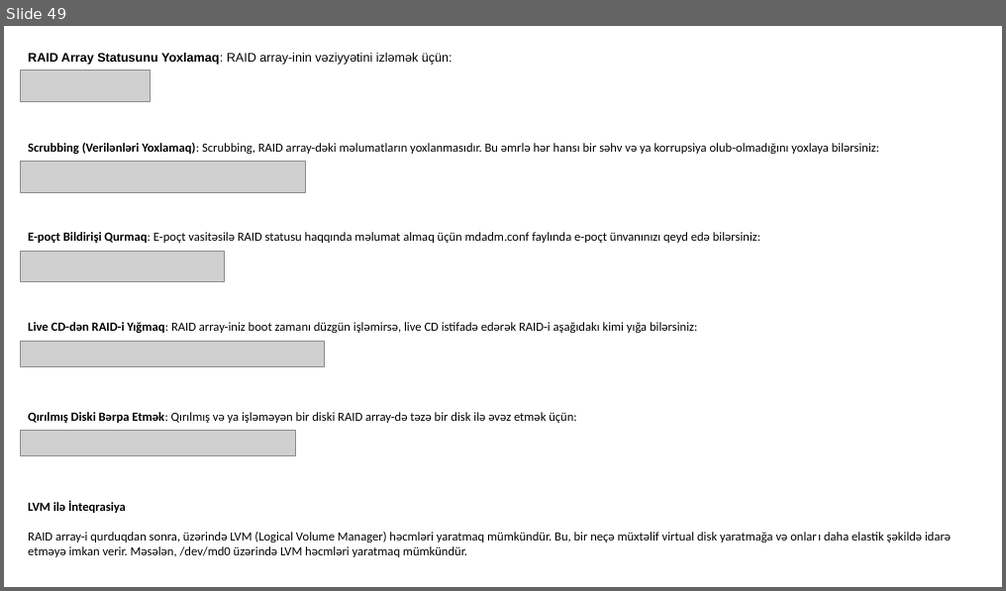
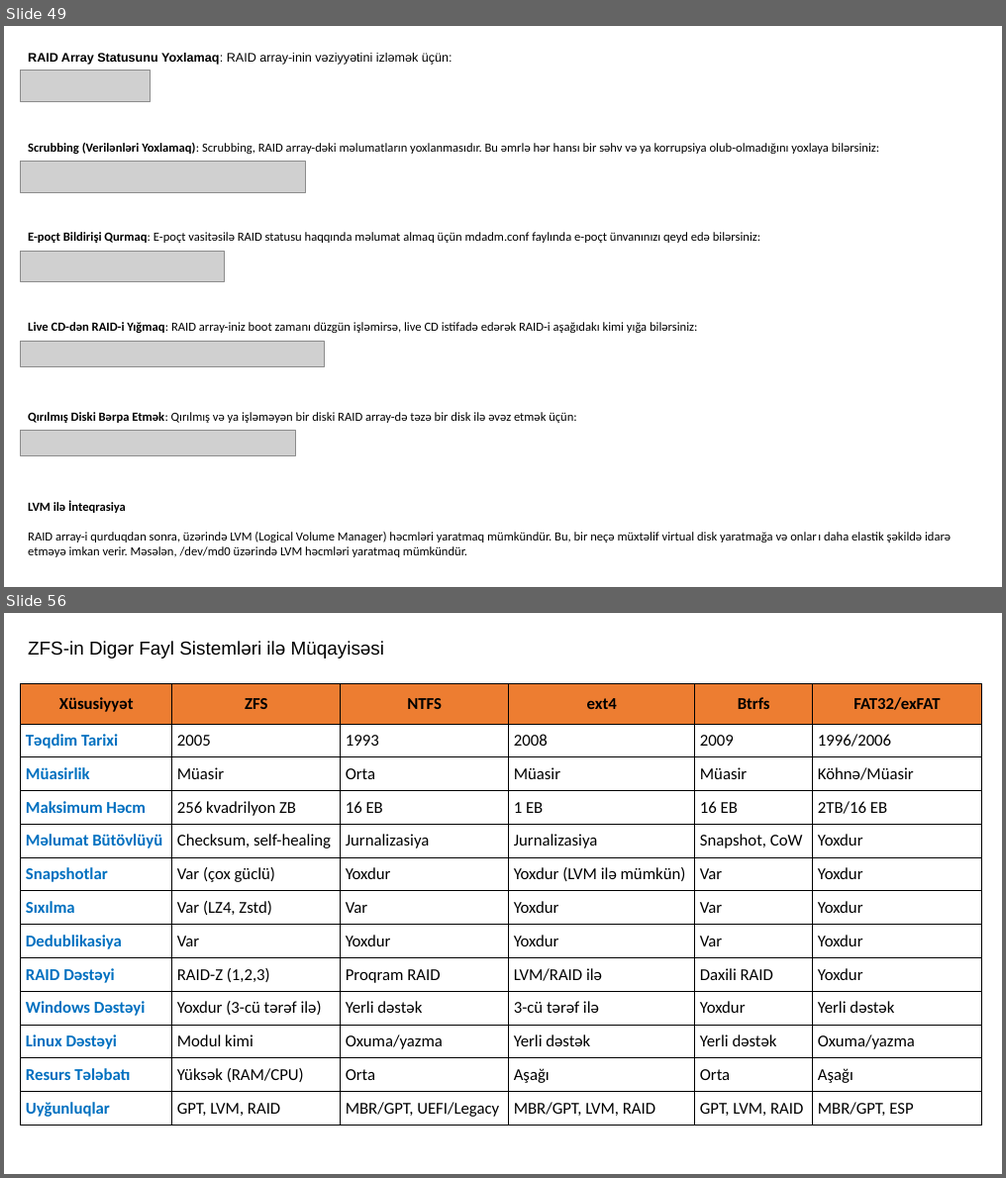
Before and after one commit to codeurient/DevOps, a slide deck: .lessons/1 operating systems/1 linux/1.pptx. Shown one above the other, each under a label of ours: slide 49 before the commit, slides 49 and 56 after it; the slides between them are not shown. The pictures are 1006x591 and 1006x1178 pixels, drawn with LibreOffice and Linux fonts; fonts in the diff are those of the drawing; grey boxes stand for pictures. Boxes give left, top, right and bottom in pixels: in the first picture for what was removed or moved away, otherwise in the second. Text is boxed around its words. In the diff, an @@ line names an element or a change of style, - is before the commit and + after.

```diff
--- a/.lessons/1 operating systems/1 linux/1.pptx
+++ b/.lessons/1 operating systems/1 linux/1.pptx
@@ slide 56 added at bbox=[4, 613, 1002, 1174], background #FFFFFF @@
@@ text added at bbox=[28, 641, 384, 659], 18 pt, text #000000 @@
+ZFS-in Digər Fayl Sistemləri ilə Müqayisəsi
@@ table added at bbox=[21, 684, 981, 1126], 13 rows, 6 columns @@
+Xüsusiyyət | ZFS | NTFS | ext4 | Btrfs | FAT32/exFAT
+Təqdim Tarixi | 2005 | 1993 | 2008 | 2009 | 1996/2006
+Müasirlik | Müasir | Orta | Müasir | Müasir | Köhnə/Müasir
+Maksimum Həcm | 256 kvadrilyon ZB | 16 EB | 1 EB | 16 EB | 2TB/16 EB
+Məlumat Bütövlüyü | Checksum, self-healing | Jurnalizasiya | Jurnalizasiya | Snapshot, CoW | Yoxdur
+Snapshotlar | Var (çox güclü) | Yoxdur | Yoxdur (LVM ilə mümkün) | Var | Yoxdur
+Sıxılma | Var (LZ4, Zstd) | Var | Yoxdur | Var | Yoxdur
+Dedublikasiya | Var | Yoxdur | Yoxdur | Var | Yoxdur
+RAID Dəstəyi | RAID-Z (1,2,3) | Proqram RAID | LVM/RAID ilə | Daxili RAID | Yoxdur
+Windows Dəstəyi | Yoxdur (3-cü tərəf ilə) | Yerli dəstək | 3-cü tərəf ilə | Yoxdur | Yerli dəstək
+Linux Dəstəyi | Modul kimi | Oxuma/yazma | Yerli dəstək | Yerli dəstək | Oxuma/yazma
+Resurs Tələbatı | Yüksək (RAM/CPU) | Orta | Aşağı | Orta | Aşağı
+Uyğunluqlar | GPT, LVM, RAID | MBR/GPT, UEFI/Legacy | MBR/GPT, LVM, RAID | GPT, LVM, RAID | MBR/GPT, ESP
```
Also in this commit, not shown: 7 other slides added, 8 slides removed.
